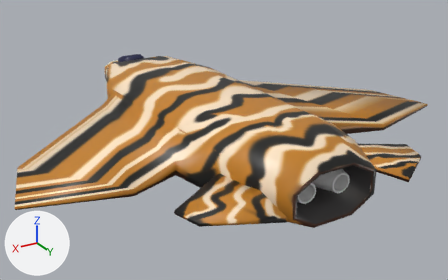
An edit to the OBJ model models/jetfighter/jetfighter.obj, drawn before and after from the same camera.
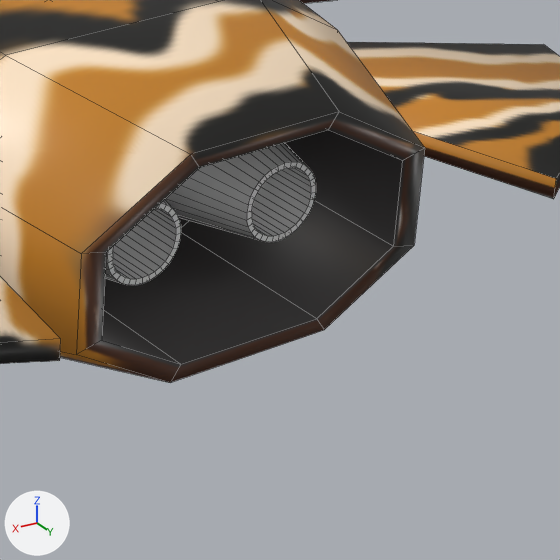
Each version is shown whole from a 50 mm camera at (2.761, 4.787, 2.154) aimed at (-0.17, -0.099, -0.289), then close up on the part from 61% to 92% of the width and 48% to 97% of the height. Every picture has the same lights, and +X, +Y and +Z are marked at lower left. The close-ups show mesh edges as thin lines. Where no turn or scale is listed for an object, it has been applied to the vertices.

Objects in the first close-up: 'Hull_Cube', 'LeftEngine_Cylinder', 'LeftSteering_Cube.003', 'RightEngine_Cylinder.001', 'RightSteering_Cube.002'.
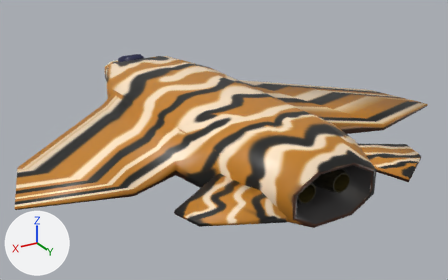
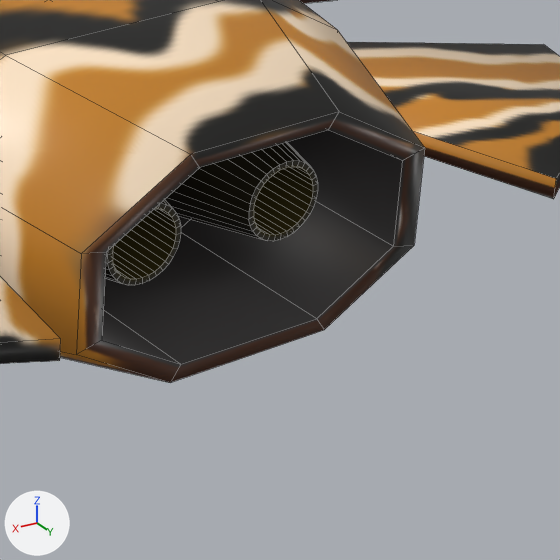
The change, as a diff of the scene's bpy script:
```diff
--- a/models/jetfighter/jetfighter.obj.py
+++ b/models/jetfighter/jetfighter.obj.py
@@ img_engine_specular_png @@
+img_engine_specular_png = load_image('engine-specular.png', 'engine-specular.png', 256, 256, 'sRGB')
@@ img_engine_base_png @@
+img_engine_base_png = load_image('engine-base.png', 'engine-base.png', 256, 256, 'sRGB')
@@ mat_material_004 @@
+mat_material_004 = bpy.data.materials.new('Material.004')
+# uses the picture img_engine_base_png
+# uses the picture img_engine_specular_png
@@ me_leftengine_cylinder @@
 me_leftengine_cylinder.from_pydata(...)  # 128 vertices, 98 faces; spans x 0.014..0.312, y 1.347..1.64, z -0.149..0.141
-me_leftengine_cylinder.materials.append(mat_none)  # white #e7e7e7
+me_leftengine_cylinder.materials.append(mat_material_004)
@@ me_rightengine_cylinder_001 @@
 me_rightengine_cylinder_001.from_pydata(...)  # 128 vertices, 98 faces; spans x -0.31..-0.012, y 1.347..1.64, z -0.149..0.141
-me_rightengine_cylinder_001.materials.append(mat_none)  # white #e7e7e7
+me_rightengine_cylinder_001.materials.append(mat_material_004)
```

Location of each change, (x1, y1, x2, y2) in pixels of the close-ups (560 x 560 px):
'RightEngine_Cylinder.001', recoloured
    both: (165, 142, 318, 242)
'LeftEngine_Cylinder', recoloured
    both: (105, 200, 181, 285)
